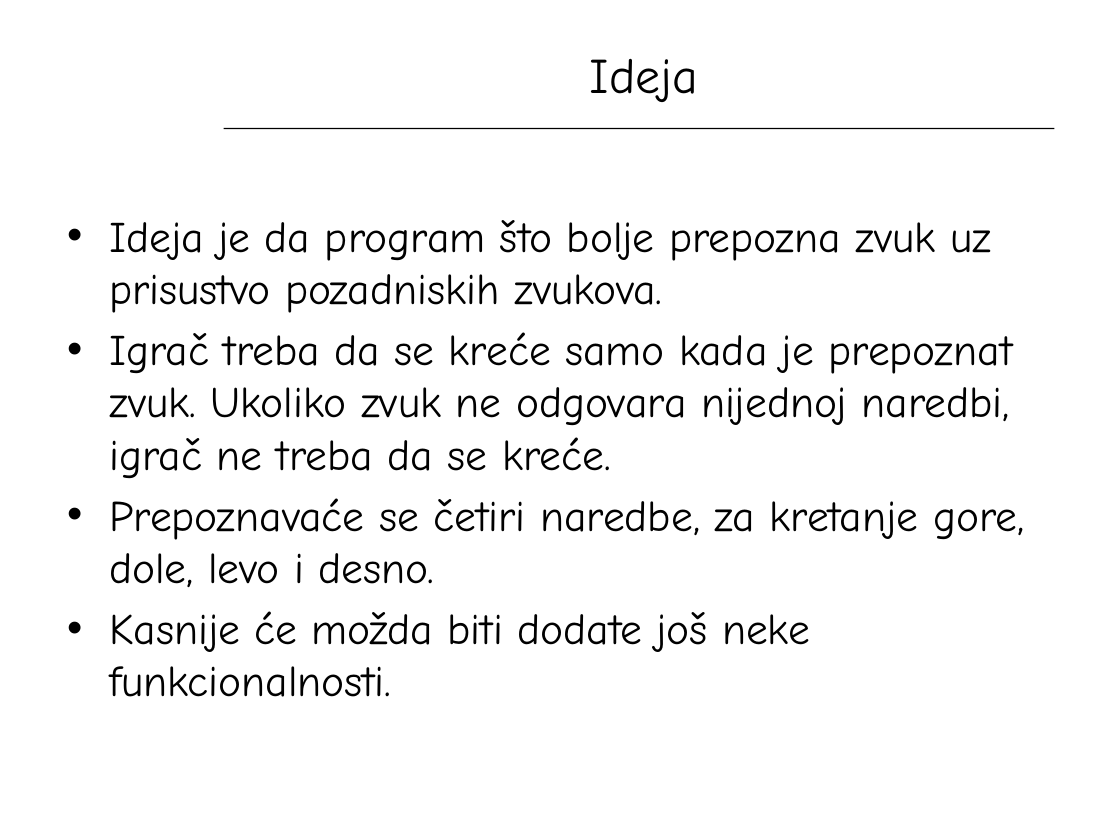
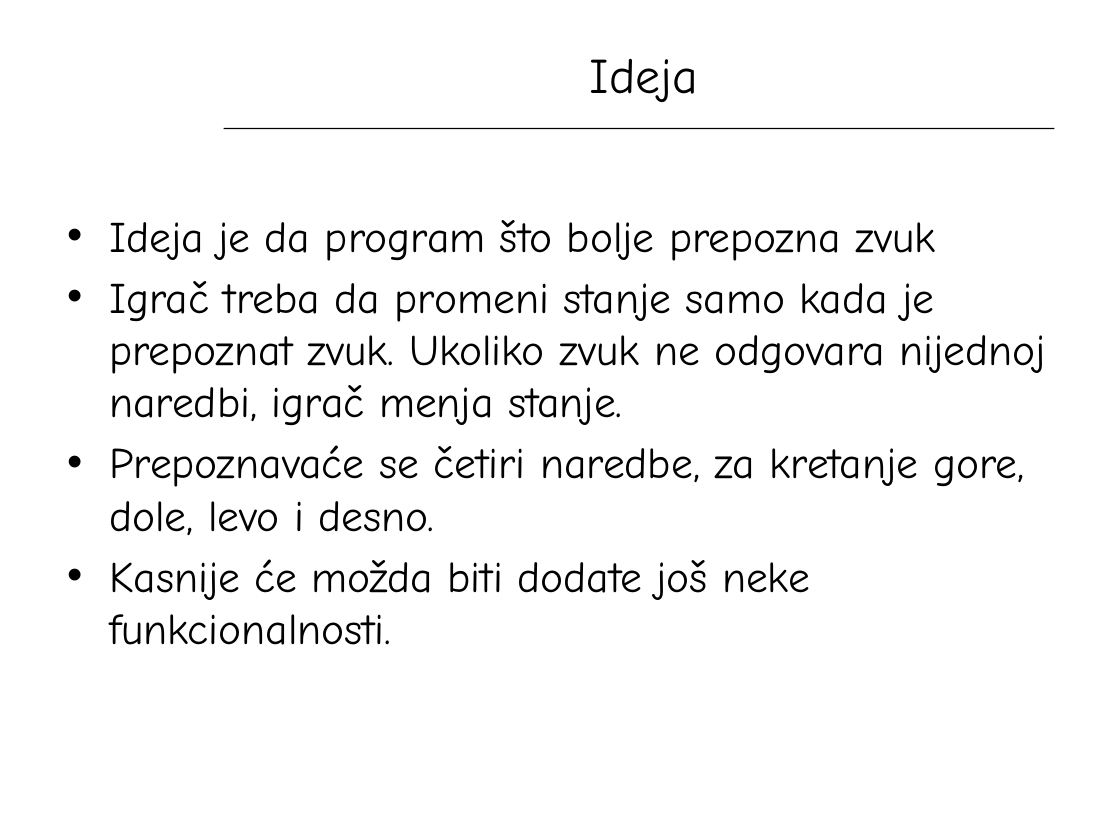
Before and after one commit to vonum/SoundRecognition, a slide deck: slide 5 of RA11-2012.pptx. Drawn at 1120x840 pixels with LibreOffice and Linux fonts; fonts in the diff are those of the drawing; background and template pictures are left out. Boxes give left, top, right and bottom in pixels: in the first picture for what was removed or moved away, otherwise in the second. Text is boxed around its words. In the diff, an @@ line names an element or a change of style, - is before the commit and + after.

Commit message:
presentation

```diff
--- a/RA11-2012.pptx
+++ b/RA11-2012.pptx
@@ text at (x1=109, y1=220, x2=1046, y2=426): text changed @@
-• Ideja je da program što bolje prepozna zvuk uz prisustvo pozadniskih zvukova.
-• Igrač treba da se kreće samo kada je prepoznat zvuk. Ukoliko zvuk ne odgovara nijednoj naredbi, igrač ne treba da se kreće.
+• Ideja je da program što bolje prepozna zvuk
+• Igrač treba da promeni stanje samo kada je prepoznat zvuk. Ukoliko zvuk ne odgovara nijednoj naredbi, igrač menja stanje.
```
Also in this commit, not shown: 3 other slides changed.
